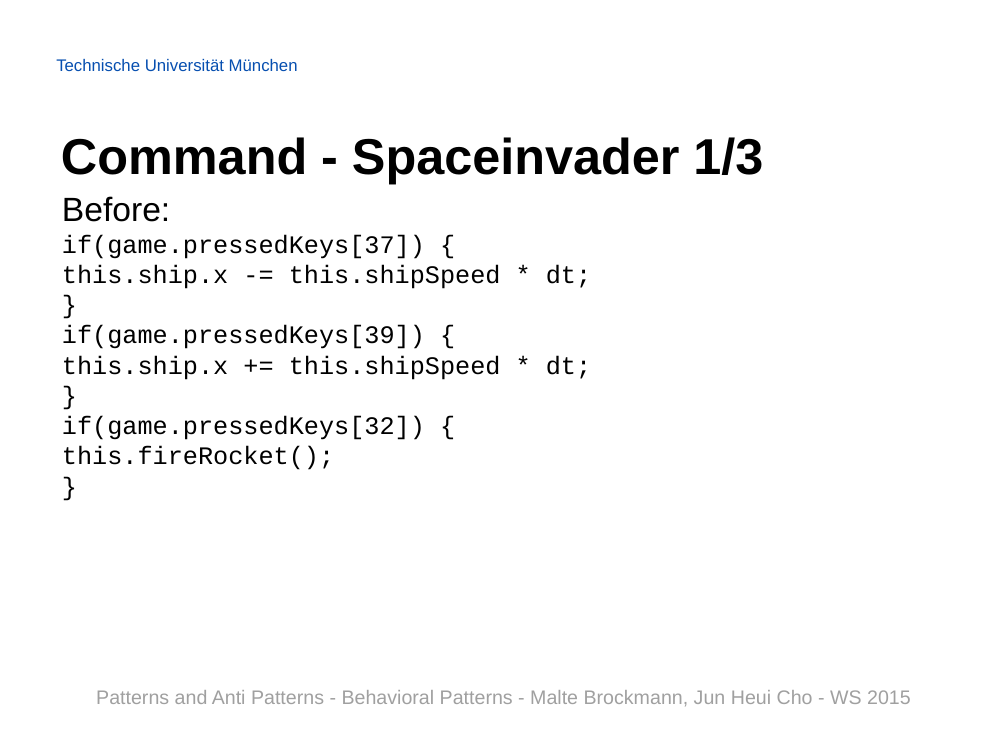
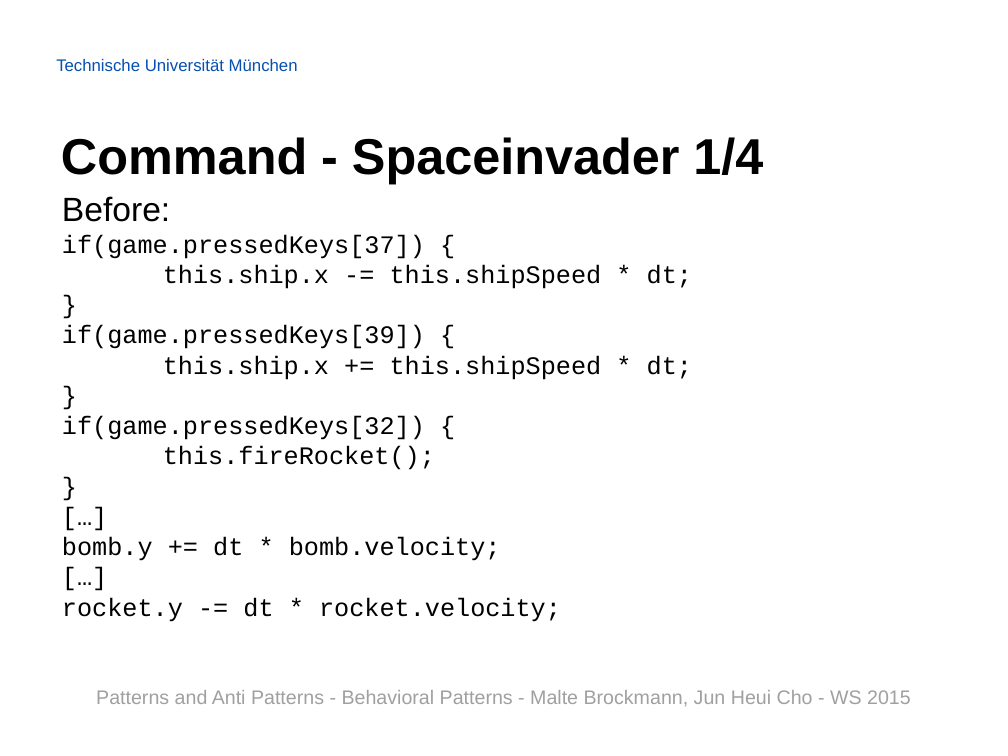
Before and after one commit to Painted6/Behavioral-design-patterns, a slide deck: slide 7 of Behavioral Patterns - JS Patterns and Anti Patterns.pptx. Drawn at 1008x756 pixels with LibreOffice and Linux fonts; fonts in the diff are those of the drawing; background and template pictures are left out. Boxes give left, top, right and bottom in pixels: in the first picture for what was removed or moved away, otherwise in the second. Text is boxed around its words. In the diff, an @@ line names an element or a change of style, - is before the commit and + after.

Commit message:
Extended command pattern; added pac man project; refactored pac man project with Observer pattern; edited presentation slides

```diff
--- a/Behavioral Patterns - JS Patterns and Anti Patterns.pptx
+++ b/Behavioral Patterns - JS Patterns and Anti Patterns.pptx
@@ title at bbox=[61, 137, 763, 184]: text changed @@
-Command - Spaceinvader 1/3
+Command - Spaceinvader 1/4
@@ text at bbox=[62, 537, 561, 622]: paragraphs added @@
+[…]
+bomb.y += dt * bomb.velocity;
+[…]
+rocket.y -= dt * rocket.velocity;
```
Also in this commit, not shown: 5 other slides changed, 8 slides added, 52 other files.
